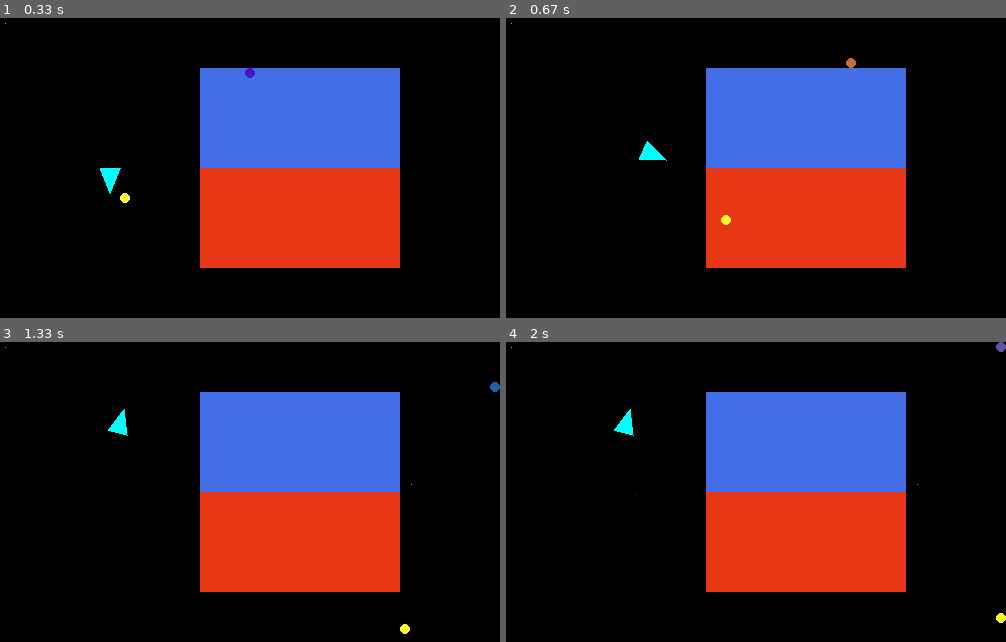
Above: before the commit, frames 1-4 (two rows, left to right).
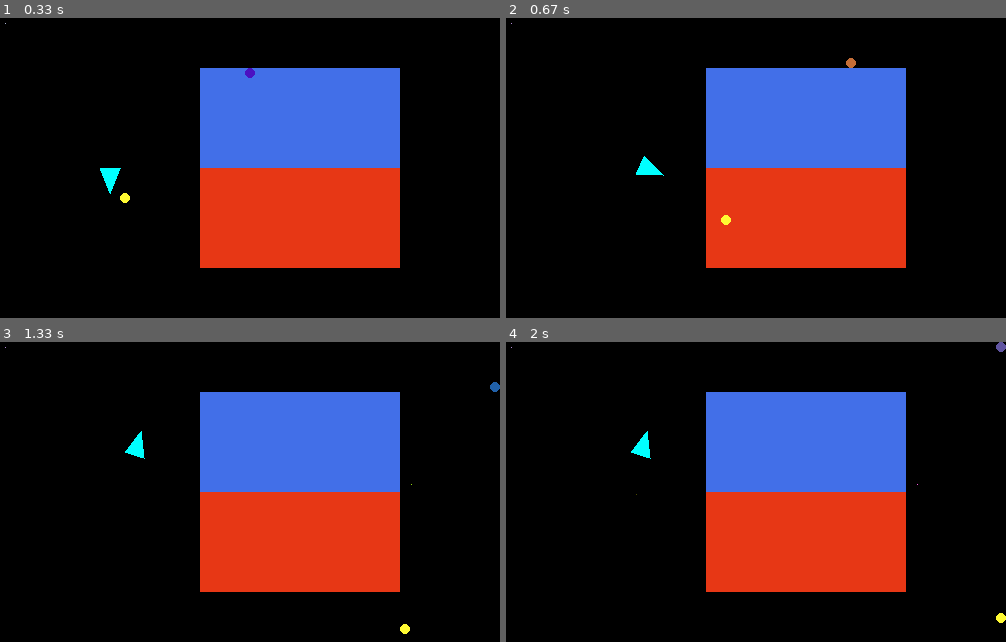
Above: after the commit, the same moments.

Repository: moeg100/randomCode
Game: pygame game, started from pyGameBasic.py
The game is run twice, just before and just after one commit, with the same random seed, the same clock (stepped at 60 frames per second) and the same inputs.
Inputs (mouse positions are in pixels of both pictures, inside the frame that each line leads up to):
- Up to frame 1 (0.33 s): no input
- Up to frame 2 (0.67 s): hold L from 0.33 s (still down); hold D from 0.33 s (still down); move the mouse to (736, 180) at 0.37 s
- Up to frame 3 (1.33 s): release L at 0.8 s; release D at 0.8 s; hold N 0.83-1.3 s; hold D 0.83-1.3 s; move the mouse to (410, 483) at 0.87 s; tap Space at 0.9, 1.2 s
- Up to frame 4 (2 s): hold D 1.33-1.8 s; move the mouse to (636, 495) at 1.37 s; tap Space at 1.4, 1.7, 1.9 s; hold W from 1.83 s (still down); move the mouse to (806, 558) at 1.87 s

Frame 1 is identical in both runs. In frame 2, 0.3% of the frame differs, in the area x 26-33%, y 41-53%; in frame 3, 0.4%, in the area x 21-29%, y 22-39%; in frame 4, 0.4%.

Commit message:
Implement triangle area calculation and adding new key
Added functions to calculate triangle area and adding new key to manipulate triangle origin point when pressed n.

Diff:
--- a/pyGameBasic.py
+++ b/pyGameBasic.py
@@ -27,7 +27,7 @@
 
 SMALL_TRIANGLE = [[100,150],[120,150],[110,175]]
 ROTATION_SPEED = 1
-
+TRIANGLE_ORIGIN = [rd.randint(100, 200), rd.randint(100, 200)]
 
 # The main display
 screen = pygame.display.set_mode(SCREEN_SIZE)
@@ -82,6 +82,21 @@
                     if surface.get_at((x, y))[:3] != bg_color:
                         surface.set_at((x, y), bg_color)
 
+
+def triangle_area(triangle_pos):
+    ax, ay = int(triangle_pos[0][0]), int(triangle_pos[0][1])
+    bx, by = int(triangle_pos[1][0]), int(triangle_pos[1][1])
+    cx, cy = int(triangle_pos[2][0]), int(triangle_pos[2][1])
+
+    area = 0.5 * abs(ax * (by - cy) + bx * (cy - ay) + cx * (ay - by))
+
+    return area
+
+def erase_pixels_under_triable(surface, triangle_pos):
+    a = triangle_area(triangle_pos)
+
+    print(f"AREA: {a}")
+
 def rotate(angle, point, origin):
     x = ((point[0] - origin[0]) * mth.cos(angle) - (point[1] - origin[1]) * mth.sin(angle)) + origin[0]
     y = ((point[0] - origin[0]) * mth.sin(angle) + (point[1] - origin[1]) * mth.cos(angle)) + origin[1]
@@ -89,6 +104,7 @@
     point[0], point[1] = x, y
 
 def keyEvent():
+    global TRIANGLE_ORIGIN
     keys = pygame.key.get_pressed()
 
     if keys[pygame.K_q]:
@@ -119,7 +135,10 @@
     if keys[pygame.K_l]:
         triangle_angle = -ROTATION_SPEED
         for point in SMALL_TRIANGLE:
-            rotate(triangle_angle, point, origin=[110, 120])
+            rotate(triangle_angle, point, origin=TRIANGLE_ORIGIN)
+
+    if keys[pygame.K_n]:
+        TRIANGLE_ORIGIN = [rd.randint(100, 250), rd.randint(150, 350)]
 
 
 while running:
@@ -239,6 +258,7 @@
 
 
     pygame.draw.polygon(screen, (0, 255, 255), SMALL_TRIANGLE)
+    erase_pixels_under_triable(pixel_surface, SMALL_TRIANGLE)
 
 
 
